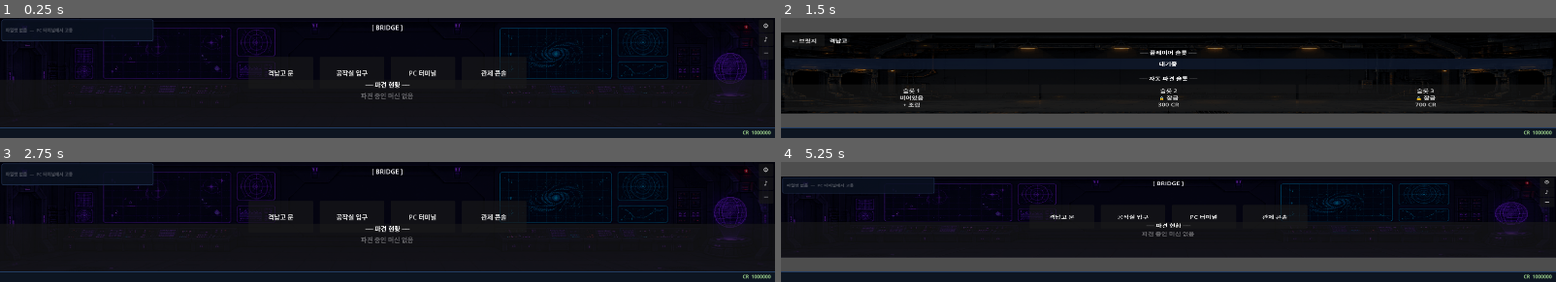
Above: before the commit, frames 1-4 (two rows, left to right).
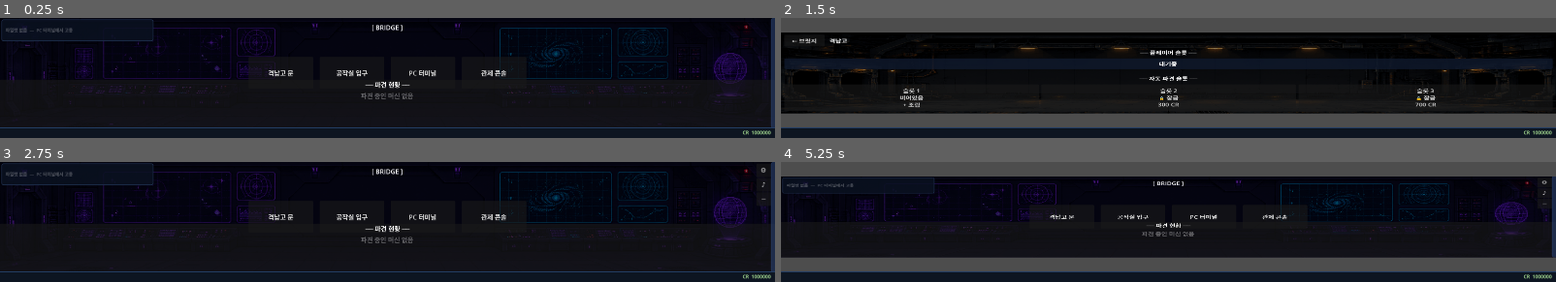
Above: after the commit, the same moments.

Repository: havergooday/dockclicker
Game: Godot game, scene res://scenes/main/main.tscn
Two runs of this game, one before a commit and one after it. Both use one fixed random seed, a clock stepped at 60 frames per second and the inputs below.
Inputs (mouse positions are in pixels of both pictures, inside the frame that each line leads up to):
- Up to frame 1 (0.25 s): no input
- Up to frame 2 (1.5 s): click (1555, 73) at 0.52 s; click "격납고 문" at 1.25 s
- Up to frame 3 (2.75 s): click "← 브릿지" at 2 s
- Up to frame 4 (5.25 s): click "공작실 입구" at 2.75 s; click "파츠 목록" at 3.5 s; click "파츠 조립" at 4.25 s; click "← 브릿지" at 5 s

The runs differ from the first frame. In frame 1, 0.5% of the frame differs, in the area x 98-100%, y 0-92%; in frame 2, nothing differs; in frame 3, 0.5%; in frame 4, 0.4%.

Commit message:
feat: hide util buttons behind pull-tab handle on bridge
Buttons (⚙ ♪ ─) are now hidden by default behind a thin 10px
handle strip on the right edge. Clicking the handle fades in the
button strip (0.15s); clicking a button opens the content panel.
Closing the handle collapses everything. Handle has hover/press
highlight styles to hint at interactivity.

Co-Authored-By: Claude Sonnet 4.6 <noreply@anthropic.com>

Diff:
--- a/scripts/ui/bridge_view.gd
+++ b/scripts/ui/bridge_view.gd
@@ -5,6 +5,8 @@
 var _pilot_strip: HBoxContainer
 
 # ── Util side panel ───────────────────────────────────────────────
+var _util_open: bool = false
+var _util_strip: VBoxContainer
 var _active_tab: String = ""
 var _side_panel: PanelContainer
 var _side_content: VBoxContainer
@@ -200,18 +202,21 @@
 		_missions_vbox.add_child(lbl)
 
 # ── Util panel ────────────────────────────────────────────────────
+#
+# 레이아웃 (우측 → 좌측):
+#   핸들(10px) | 버튼 스트립(36px, 숨김) | 콘텐츠 패널(200px, 숨김)
 
 func _build_util_panel() -> void:
-	# Side content panel: anchored right, full height, hidden initially
+	# ── 콘텐츠 패널 (탭 선택 시 표시) ───────────────────────
 	_side_panel = PanelContainer.new()
 	_side_panel.anchor_left   = 1.0
 	_side_panel.anchor_top    = 0.0
 	_side_panel.anchor_right  = 1.0
 	_side_panel.anchor_bottom = 1.0
 	_side_panel.grow_horizontal = Control.GROW_DIRECTION_BEGIN
-	_side_panel.offset_left   = -244.0  # 200px content + 4px gap + 40px strip
+	_side_panel.offset_left   = -250.0  # 200px + 4px gap + 36px strip + 10px handle
 	_side_panel.offset_top    = 4.0
-	_side_panel.offset_right  = -44.0   # 4px gap + 40px strip
+	_side_panel.offset_right  = -50.0   # 36px strip + 4px gap + 10px handle
 	_side_panel.offset_bottom = -4.0
 	_side_panel.visible = false
 	_side_panel.mouse_filter = Control.MOUSE_FILTER_STOP
@@ -233,36 +238,93 @@
 	_side_content.add_theme_constant_override("separation", 7)
 	_side_panel.add_child(_side_content)
 
-	# Button strip: right edge
-	var strip := VBoxContainer.new()
-	strip.anchor_left   = 1.0
-	strip.anchor_top    = 0.0
-	strip.anchor_right  = 1.0
-	strip.anchor_bottom = 0.0
-	strip.grow_horizontal = Control.GROW_DIRECTION_BEGIN
-	strip.offset_left   = -40.0
-	strip.offset_top    = 4.0
-	strip.offset_right  = -4.0
-	strip.offset_bottom = 120.0
-	strip.add_theme_constant_override("separation", 2)
-	add_child(strip)
+	# ── 버튼 스트립 (핸들 열면 표시) ────────────────────────
+	_util_strip = VBoxContainer.new()
+	_util_strip.anchor_left   = 1.0
+	_util_strip.anchor_top    = 0.0
+	_util_strip.anchor_right  = 1.0
+	_util_strip.anchor_bottom = 0.0
+	_util_strip.grow_horizontal = Control.GROW_DIRECTION_BEGIN
+	_util_strip.offset_left   = -46.0   # 36px 버튼 + 10px 핸들
+	_util_strip.offset_top    = 4.0
+	_util_strip.offset_right  = -10.0   # 핸들 바로 옆
+	_util_strip.offset_bottom = 116.0
+	_util_strip.add_theme_constant_override("separation", 2)
+	_util_strip.modulate.a = 0.0
+	_util_strip.visible = false
+	add_child(_util_strip)
 
 	for pair: Array in [["⚙", "settings"], ["♪", "sound"]]:
 		var btn := Button.new()
 		btn.text = pair[0]
-		btn.custom_minimum_size = Vector2(32, 32)
+		btn.custom_minimum_size = Vector2(34, 34)
 		btn.toggle_mode = true
 		var cap: String = pair[1]
 		_tab_btns[cap] = btn
 		btn.pressed.connect(func(): _toggle_tab(cap))
-		strip.add_child(btn)
+		_util_strip.add_child(btn)
 
 	var min_btn := Button.new()
 	min_btn.text = "─"
-	min_btn.custom_minimum_size = Vector2(32, 32)
+	min_btn.custom_minimum_size = Vector2(34, 34)
 	min_btn.tooltip_text = "최소화"
 	min_btn.pressed.connect(func(): get_window().mode = Window.MODE_MINIMIZED)
-	strip.add_child(min_btn)
+	_util_strip.add_child(min_btn)
+
+	# ── 핸들 탭 (항상 표시) ──────────────────────────────────
+	var handle := Button.new()
+	handle.anchor_left   = 1.0
+	handle.anchor_top    = 0.0
+	handle.anchor_right  = 1.0
+	handle.anchor_bottom = 1.0
+	handle.grow_horizontal = Control.GROW_DIRECTION_BEGIN
+	handle.offset_left   = -10.0
+	handle.offset_right  =   0.0
+	handle.tooltip_text  = "설정 열기 / 닫기"
+	handle.mouse_filter  = Control.MOUSE_FILTER_STOP
+
+	var h_norm := StyleBoxFlat.new()
+	h_norm.bg_color = Color(0.14, 0.22, 0.38, 0.70)
+	h_norm.border_color = Color(0.28, 0.42, 0.68, 0.60)
+	h_norm.border_width_left = 1
+	h_norm.corner_radius_top_left    = 4
+	h_norm.corner_radius_bottom_left = 4
+	handle.add_theme_stylebox_override("normal", h_norm)
+
+	var h_hov := StyleBoxFlat.new()
+	h_hov.bg_color = Color(0.22, 0.36, 0.60, 0.88)
+	h_hov.border_color = Color(0.45, 0.65, 1.00, 0.90)
+	h_hov.border_width_left = 1
+	h_hov.corner_radius_top_left    = 4
+	h_hov.corner_radius_bottom_left = 4
+	handle.add_theme_stylebox_override("hover", h_hov)
+
+	var h_prs := StyleBoxFlat.new()
+	h_prs.bg_color = Color(0.18, 0.30, 0.52, 0.95)
+	h_prs.border_color = Color(0.50, 0.75, 1.00)
+	h_prs.border_width_left = 2
+	h_prs.corner_radius_top_left    = 4
+	h_prs.corner_radius_bottom_left = 4
+	handle.add_theme_stylebox_override("pressed", h_prs)
+
+	handle.pressed.connect(_toggle_util_open)
+	add_child(handle)
+
+func _toggle_util_open() -> void:
+	_util_open = not _util_open
+	if _util_open:
+		_util_strip.visible = true
+		var tw := create_tween()
+		tw.tween_property(_util_strip, "modulate:a", 1.0, 0.15)
+	else:
+		# 탭과 패널도 함께 닫기
+		_active_tab = ""
+		_side_panel.visible = false
+		for id: String in _tab_btns:
+			(_tab_btns[id] as Button).set_pressed_no_signal(false)
+		var tw := create_tween()
+		tw.tween_property(_util_strip, "modulate:a", 0.0, 0.10)
+		tw.tween_callback(func(): _util_strip.visible = false)
 
 func _toggle_tab(tab_id: String) -> void:
 	if _active_tab == tab_id:
